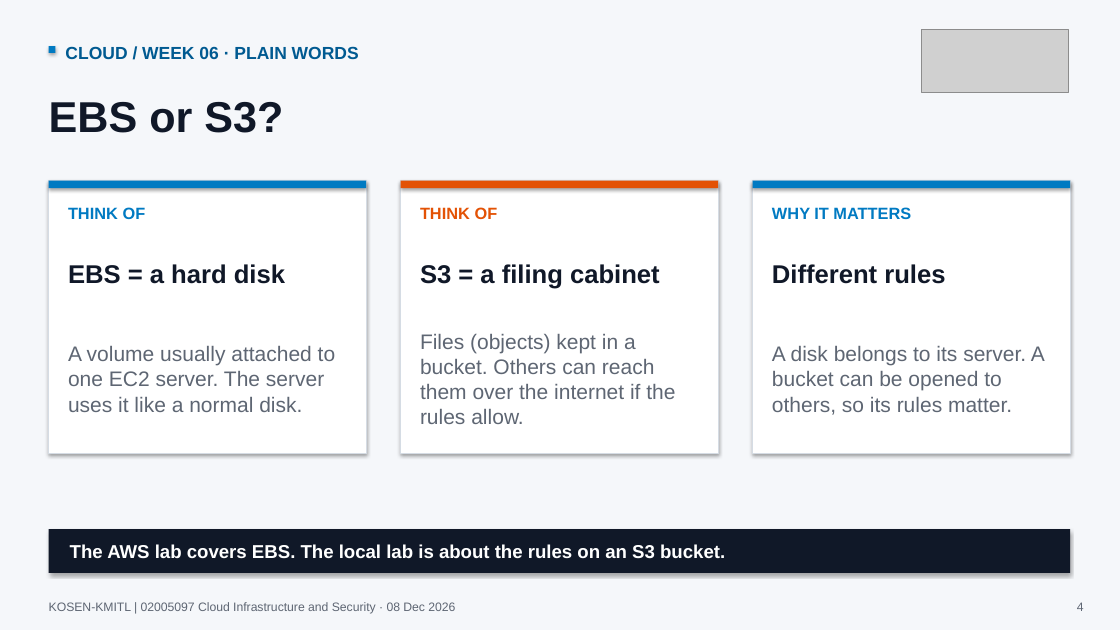
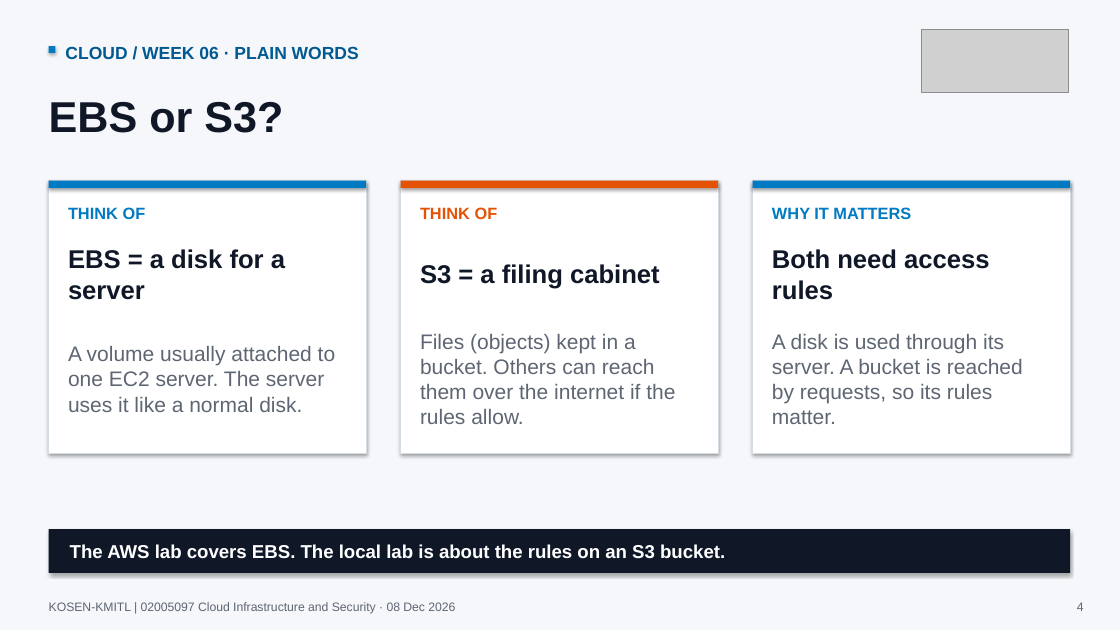
Before and after one commit to nutthakorn7/cloud-infrastructure-security, a slide deck: slide 4 of slides/weekly-bridges/output/Week06_Cloud_Course_Bridge.pptx. Drawn at 1120x630 pixels with LibreOffice and Linux fonts; fonts in the diff are those of the drawing; grey boxes stand for pictures. Boxes give left, top, right and bottom in pixels: in the first picture for what was removed or moved away, otherwise in the second. Text is boxed around its words. In the diff, an @@ line names an element or a change of style, - is before the commit and + after.

```diff
--- a/slides/weekly-bridges/output/Week06_Cloud_Course_Bridge.pptx
+++ b/slides/weekly-bridges/output/Week06_Cloud_Course_Bridge.pptx
@@ text at (x1=68, y1=249, x2=285, y2=300): text changed @@
-EBS = a hard disk
+EBS = a disk for a server
@@ text at (x1=772, y1=249, x2=989, y2=300): text changed @@
-Different rules
+Both need access rules
@@ text at (x1=772, y1=334, x2=1023, y2=424): text changed @@
-A disk belongs to its server. A bucket can be opened to others, so its rules matter.
+A disk is used through its server. A bucket is reached by requests, so its rules matter.
```
Also in this commit, not shown: 2 other slides changed, 2 other files.
